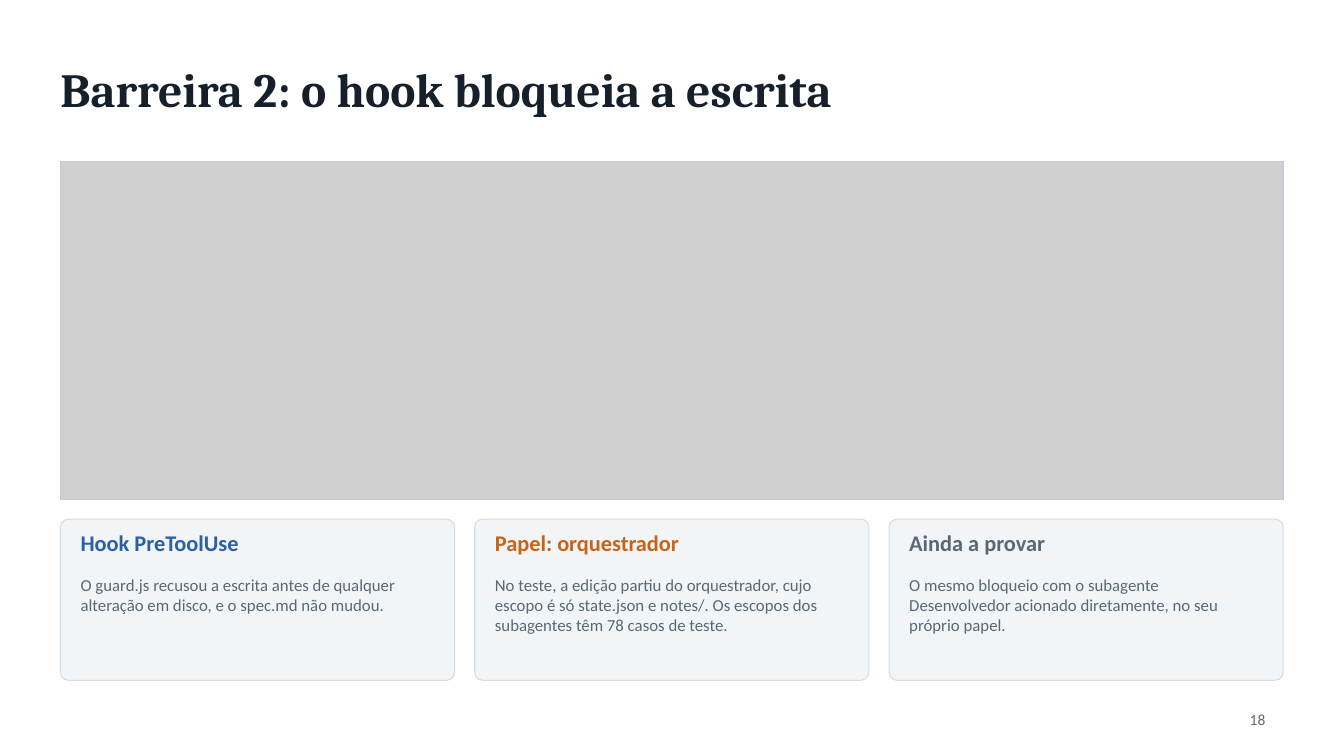
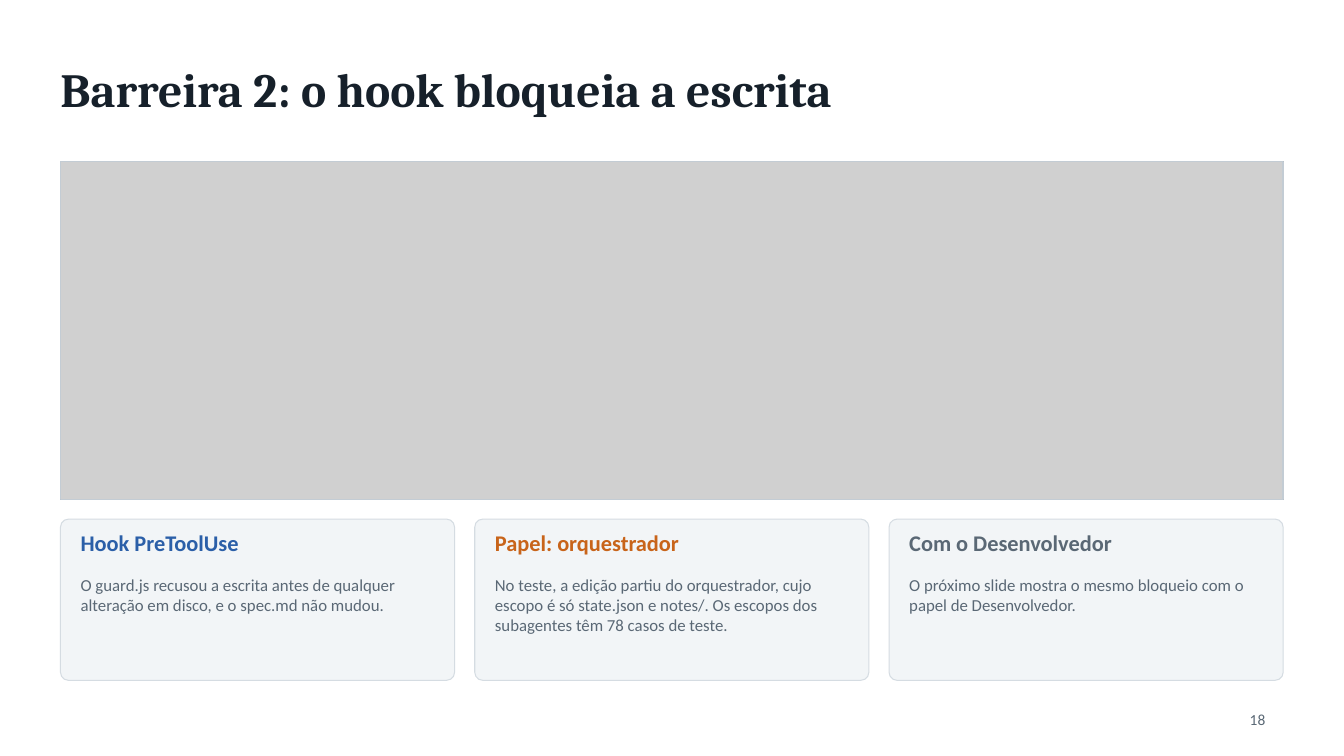
Before and after one commit to liviagomes30/fabrica-petcontrol, a slide deck: slide 18 of docs/fabrica/apresentacao-fabrica-claude-code.pptx. Drawn at 1344x756 pixels with LibreOffice and Linux fonts; fonts in the diff are those of the drawing; grey boxes stand for pictures. Boxes give left, top, right and bottom in pixels: in the first picture for what was removed or moved away, otherwise in the second. Text is boxed around its words. In the diff, an @@ line names an element or a change of style, - is before the commit and + after.

```diff
--- a/docs/fabrica/apresentacao-fabrica-claude-code.pptx
+++ b/docs/fabrica/apresentacao-fabrica-claude-code.pptx
@@ text at box(909, 535, 1111, 551): text changed @@
-Ainda a provar
+Com o Desenvolvedor
@@ text at box(909, 579, 1244, 614): text changed @@
-O mesmo bloqueio com o subagente Desenvolvedor acionado diretamente, no seu próprio papel.
+O próximo slide mostra o mesmo bloqueio com o papel de Desenvolvedor.
```
Also in this commit, not shown: 1 slide added, 3 other files.
